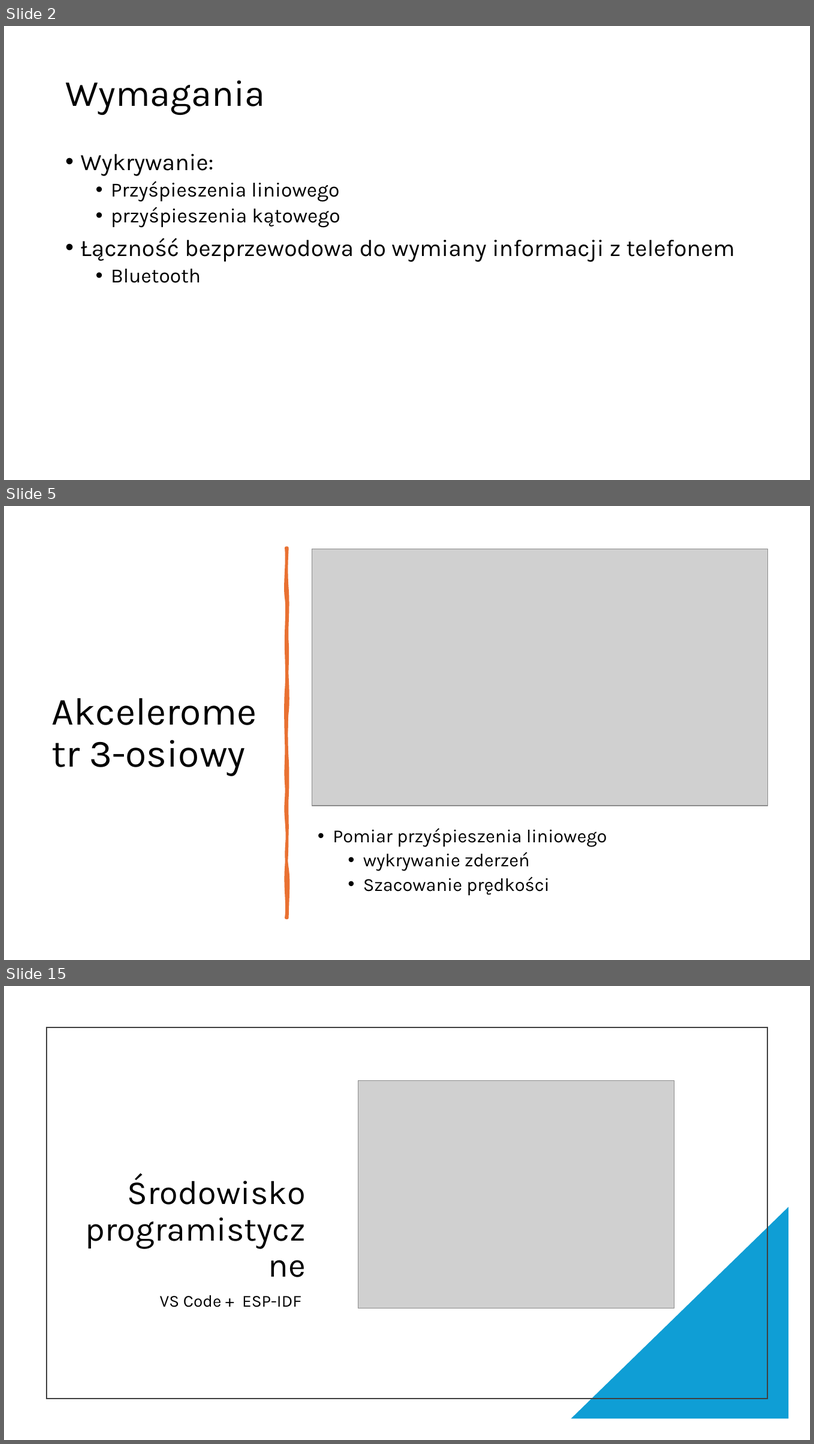
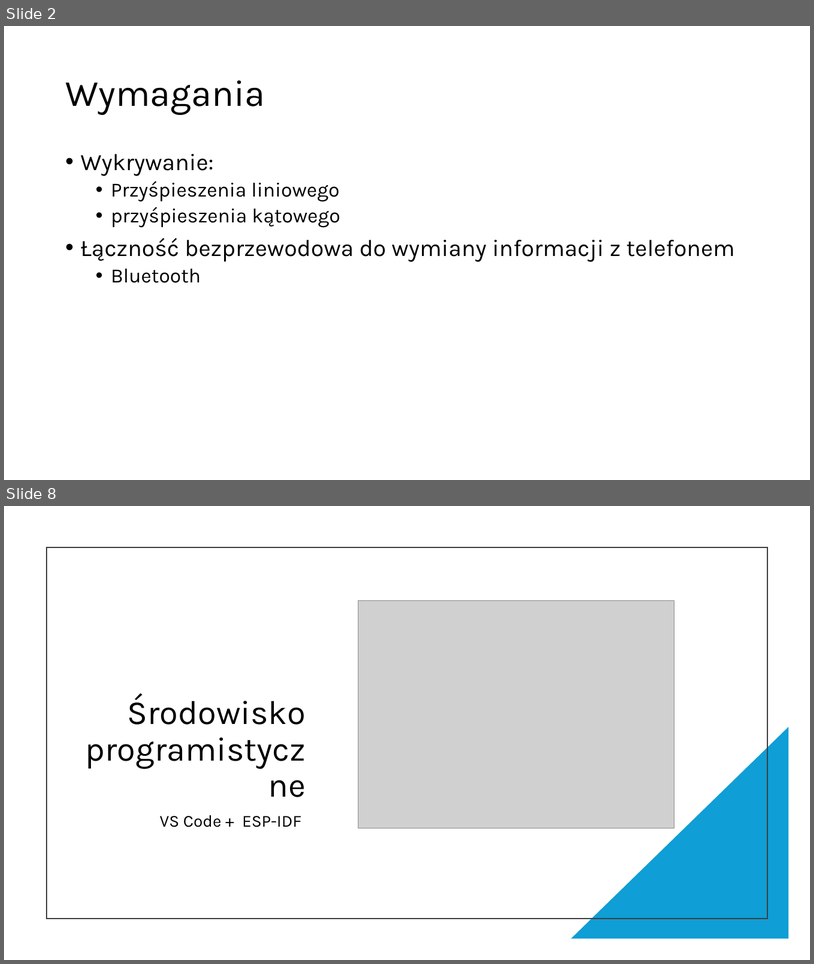
Before and after one commit to Szymek200/Smart-ball, a slide deck: Prezentacja/Smart-piłka_prez.pptx. Shown one above the other, each under a label of ours: slides 2, 5 and 15 before the commit, slides 2 and 8 after it; the slides between them are not shown. The pictures are 814x1444 and 814x964 pixels, drawn with LibreOffice and Linux fonts; fonts in the diff are those of the drawing; grey boxes stand for pictures. Boxes give left, top, right and bottom in pixels: in the first picture for what was removed or moved away, otherwise in the second. Text is boxed around its words. In the diff, an @@ line names an element or a change of style, - is before the commit and + after.

```diff
--- a/Prezentacja/Smart-piłka_prez.pptx
+++ b/Prezentacja/Smart-piłka_prez.pptx
@@ slide 5 removed at (4, 506, 810, 960), background #FFFFFF @@
@@ freeform shape removed at (287, 548, 288, 918) @@
@@ picture removed at (312, 549, 768, 805) @@
@@ title removed at (89, 739, 245, 776) @@
-Akcelerometr 3-osiowy
@@ text removed at (333, 828, 608, 895) @@
-• Pomiar przyśpieszenia liniowego
-  • wykrywanie zderzeń
-  • Szacowanie prędkości
@@ what was slide 15 is now slide 8 @@
```
Also in this commit, not shown: 1 slide changed, 4 slides added, 10 other slides removed.
